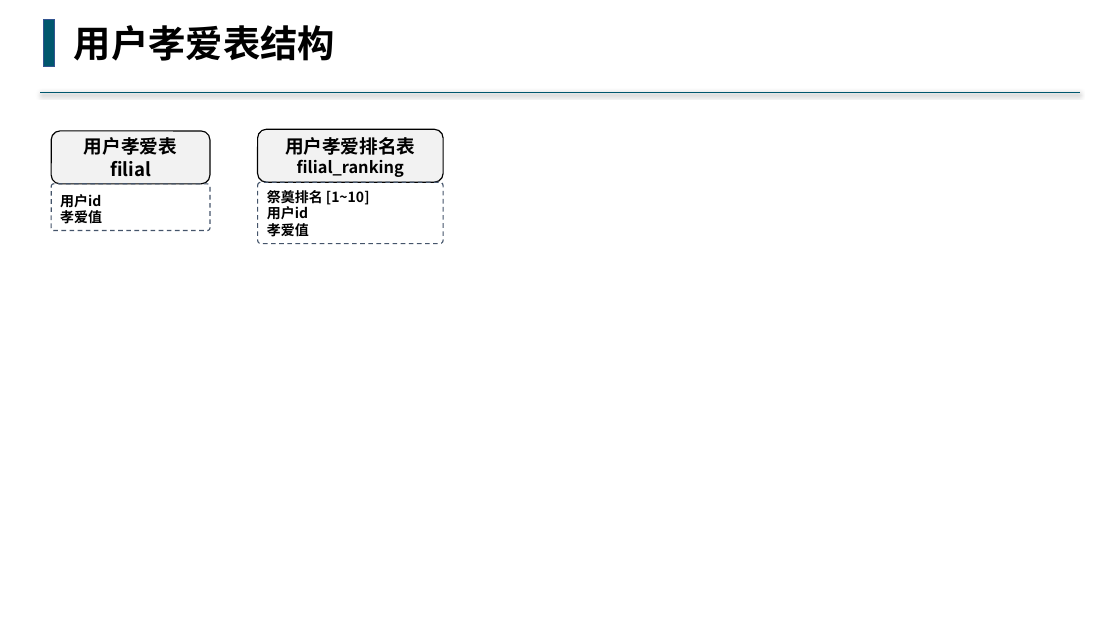
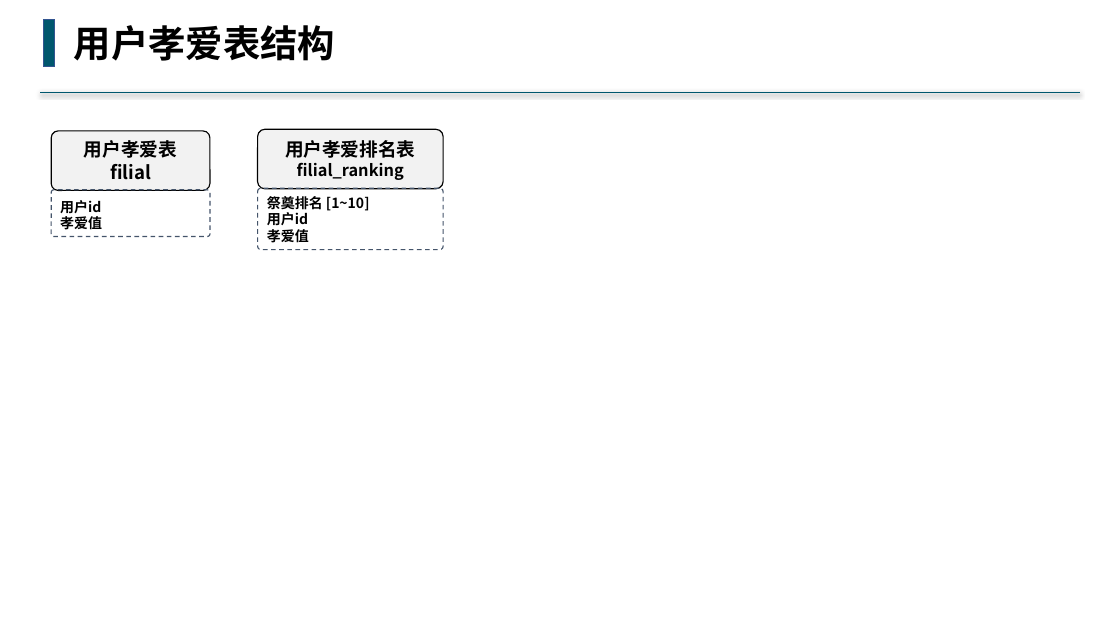
Before and after one commit to buddhachain/buddhaContract, a slide deck: slide 2 of doc/祭奠堂.pptx. Drawn at 1120x630 pixels with LibreOffice and Linux fonts; fonts in the diff are those of the drawing. Boxes give left, top, right and bottom in pixels: in the first picture for what was removed or moved away, otherwise in the second. Text is boxed around its words. In the diff, an @@ line names an element or a change of style, - is before the commit and + after.

```diff
--- a/doc/祭奠堂.pptx
+++ b/doc/祭奠堂.pptx
@@ rounded rectangle "用户孝爱表" at (x1=51, y1=131, x2=210, y2=191): proportions changed @@
@@ rounded rectangle "用户孝爱表" resized from (x1=51, y1=131, x2=210, y2=184) to (x1=51, y1=131, x2=210, y2=191) @@
@@ rounded rectangle "用户孝爱排名表" resized from (x1=258, y1=129, x2=444, y2=182) to (x1=258, y1=129, x2=444, y2=189) @@
@@ rounded rectangle "用户孝爱排名表" at (x1=258, y1=129, x2=444, y2=189): proportions changed @@
@@ rounded rectangle "用户id" moved from (x1=51, y1=184, x2=210, y2=231) to (x1=51, y1=190, x2=210, y2=237) @@
@@ rounded rectangle "祭奠排名 [1~10]" moved from (x1=258, y1=182, x2=444, y2=244) to (x1=258, y1=188, x2=444, y2=250) @@
```
Also in this commit, not shown: 4 other slides changed.
